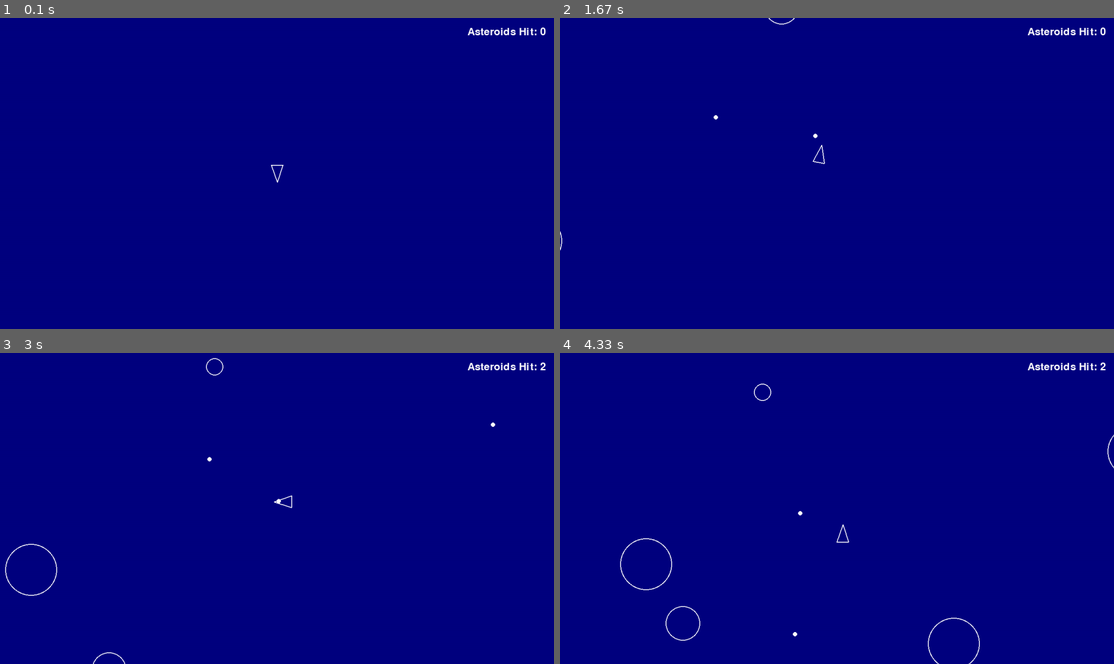
Above: before the commit, frames 1-4 (two rows, left to right).
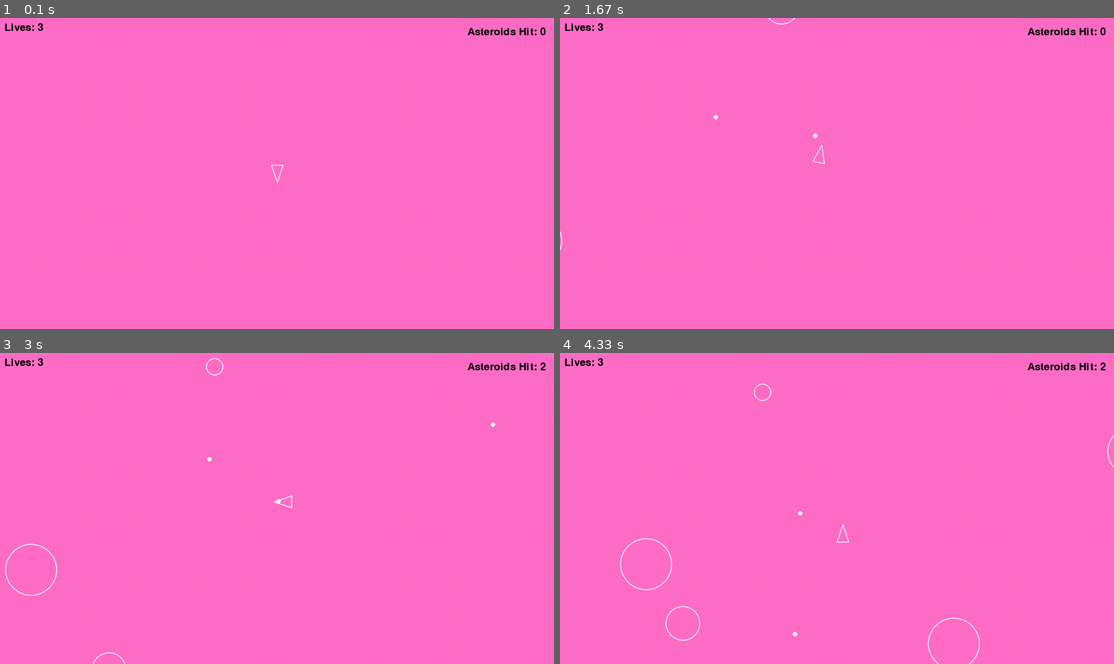
Above: after the commit, the same moments.

Repository: ty-dawkins/pygame-asteroids
Game: pygame game, started from main.py
Two runs of this game, one before a commit and one after it. Both use one fixed random seed, a clock stepped at 60 frames per second and the inputs below.
Inputs:
- Up to frame 1 (0.1 s): no input
- Up to frame 2 (1.67 s): tap Space at 0.33, 0.73, 1.03, 1.23, 1.57 s; hold D 0.67-1.13 s; hold W 1.17-1.47 s; hold D from 1.5 s (still down)
- Up to frame 3 (3 s): tap Space at 1.87, 2.07, 2.37, 2.63, 2.97 s; release D at 1.97 s; hold A 2-2.53 s; hold S 2.57-2.87 s; hold A from 2.9 s (still down)
- Up to frame 4 (4.33 s): tap Space at 3.27, 3.4, 3.8, 4.1 s; release A at 3.3 s; hold W 3.33-3.7 s; hold D from 3.73 s (still down)

The runs differ from the first frame. In frame 1, 100% of the frame differs, in the area x 0-100%, y 0-100%; in frame 2, 100%; in frame 3, 100%; in frame 4, 100%.

Commit message:
Add player lives with respwn in the middle of the screen

Diff:
--- a/asteroid.py
+++ b/asteroid.py
@@ -1,16 +1,4 @@
-#Create a new class called Asteroid in a new file called asteroid.py that inherits from CircleShape.
-#Give it a constructor with this signature:
-#def __init__(self, x, y, radius):
 
-#Override the draw() method to draw the asteroid using the pygame.draw.circle function. It accepts:
-#The "surface" to draw on (the screen object)
-#The color of the circle ("white")
-#Its own position as the center
-#Its own radius
-#The width of the line to draw the circle (use LINE_WIDTH from constants.py)
-#Override the update() method so that it moves in a straight line at constant speed. On each frame, it should add (self.velocity * dt) to its position (get self.velocity from its parent class, CircleShape).
-#In main.py before the game loop starts, create a new empty pygame.sprite.Group for the asteroids.
-#Like we did with the Player class, set the static containers field of the Asteroid class to the new asteroids group, as well as the updatable and drawable groups. This ensures that every instance of the Asteroid class is automatically added to these groups upon creation.
 from collections.abc import Set
 import pygame
 import random
@@ -26,7 +14,6 @@
 
 	def draw(self, screen):
 		# draw a circle at the asteroid's position with its radius
-		# pygame.draw.circle accepts a center as (x, y) tuples or Vector2
 		center = (int(self.position.x), int(self.position.y))
 		pygame.draw.circle(screen, "white", center, int(self.radius), LINE_WIDTH)
 
@@ -61,14 +48,3 @@
 		# assign velocities to fragments
 		a1.velocity = vel1
 		a2.velocity = vel2
-
-#Otherwise, we need to spawn 2 new asteroids like so:
-#Call log_event("asteroid_split") (be sure to import log_event at the top of the file).
-#Call random.uniform to generate a random angle between 20 and 50 degrees (be sure to import the standard random library at the top of the file).
-#Call the .rotate method on the asteroid's velocity vector to create a new vector representing the first new asteroids movement.
-#Call the .rotate again for the second new asteroid, but this time rotate it in the opposite direction (negative angle).
-#Compute the new radius of the smaller asteroids using the formula old_radius - ASTEROID_MIN_RADIUS.
-#Create two new Asteroid objects at the current asteroid position with the new radius.
-#Set the first's .velocity to the first new vector, but make it move faster by scaling it up (multiplying) by 1.2.
-#Do the same for the second asteroid, but with the second new vector.
-#In the game loop in main.py, replace asteroid.kill() with asteroid.split().
--- a/main.py
+++ b/main.py
@@ -7,6 +7,8 @@
 from logger import log_event, log_state
 from player import Player
 from shot import Shot
+from playerlives import LivesManager
+
 
 
 def main():
@@ -27,8 +29,10 @@
     Player.containers = (updatable, drawable)
 
     player = Player(SCREEN_WIDTH / 2, SCREEN_HEIGHT / 2)
+    lives = LivesManager(lives=3, respawn_pos=(SCREEN_WIDTH/2, SCREEN_HEIGHT/2))
     shot_count = 0
     dt = 0
+
 
     while True:
         log_state()
@@ -38,13 +42,33 @@
                 return
 
         updatable.update(dt)
+        lives.update(dt)
 
+
+
+    # check for collisions but give the player 3 lives
         for asteroid in asteroids:
             if asteroid.collides_with(player):
+                # ignore collisions while the player is invulnerable
+                if lives.is_invulnerable():
+                    continue
+
                 log_event("player_hit")
-                print("Game over!")
-                print(f"Total asteroids hit: {shot_count}")
-                sys.exit()
+                # register the hit; hit() returns True if player still has lives
+                still_alive = lives.hit()
+                if not still_alive:
+                    print("Game over!")
+                    print(f"Total asteroids hit: {shot_count}")
+                    sys.exit()
+
+                # player is still alive: respawn and remove the asteroid that hit them
+                lives.respawn(player)
+                asteroid.kill()
+                # skip checking this asteroid against shots since it's removed
+                continue
+
+
+
 
             for shot in shots:
                 if asteroid.collides_with(shot):
@@ -54,12 +78,15 @@
                     shot_count += 1
 
         #fill blue
-        screen.fill("navy blue")
+        screen.fill((255, 110, 199))
 
-        # Draw the shot count
+        # Draw the shot counter in the top right corner
         font = pygame.font.Font(None, 36)
-        text = font.render(f"Asteroids Hit: {shot_count}", True, "white")
+        text = font.render(f"Asteroids Hit: {shot_count}", True, "black")
         screen.blit(text, (SCREEN_WIDTH - 200, 20))
+
+        #draw the lives counter in the top left corner
+        lives.render(screen, font)
 
         for obj in drawable:
             obj.draw(screen)
@@ -70,5 +97,6 @@
         dt = clock.tick(60) / 1000
 
 
+
 if __name__ == "__main__":
     main()
--- /dev/null
+++ b/playerlives.py
@@ -0,0 +1,35 @@
+import pygame
+
+class LivesManager:
+    def __init__(self, lives=3, respawn_pos=(640,360), invul_seconds=1.5):
+        self.lives = lives
+        self.respawn_pos = pygame.Vector2(respawn_pos)
+        self.invul_seconds = invul_seconds
+        self.invul_timer = 0.0
+
+    def hit(self):
+        if self.invul_timer > 0:
+            return True  # still alive, ignore hit
+        self.lives -= 1
+        self.invul_timer = self.invul_seconds
+        return self.lives > 0
+
+    def update(self, dt):
+        if self.invul_timer > 0:
+            self.invul_timer = max(0.0, self.invul_timer - dt)
+
+    def is_invulnerable(self):
+        return self.invul_timer > 0
+
+    def is_dead(self):
+        return self.lives <= 0
+
+    def respawn(self, player):
+        player.position = self.respawn_pos.copy()
+        player.velocity = pygame.Vector2(0, 0)
+        self.invul_timer = self.invul_seconds
+
+    def render(self, screen, font):
+        text = f"Lives: {self.lives}"
+        surf = font.render(text, True, "black")
+        screen.blit(surf, (10, 10))
